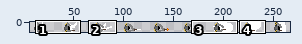
Sprite sheet, stored at images/shoot.png. Above, an overview of the earlier version with the close-up marked.
Close-up. First the earlier version:
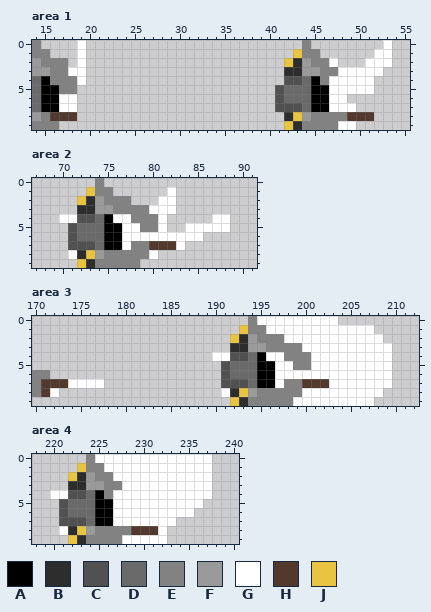
The file is 270x10 pixels. Shown: area 1: x 14..55, y 0..9; area 2: x 67..91, y 0..9; area 3: x 170..212, y 0..9; area 4: x 218..240, y 0..9. The wide view leaves out empty margins. The commit also changed other parts of the picture, which this record leaves out.
Palette (. is transparent): A #000000  B #2d2d2d  C #515151  D #6a6a6a  E #828282  F #9a9a9a  G #ffffff  H #513a2d  J #e9c440
Pixels before, area 1, first column x 14:
 0 E....G........................E........G
 1 EE...G.......................JEE......GG
 2 FEEE.G......................JBFEEG...GGG
 3 FFEEGG......................BBFFEEGGGGG.
 4 DAEEEG......................CCDAEGGGGG..
 5 DAAEE......................CDDDAAGGGGG..
 6 DAAGG......................CDDDAAGG.....
 7 DAAGG......................CCCDAAGGG....
 8 FEHHH.......................BJFEEEEHHH..
 9 EEE.........................JBEEEEGG....
Pixels before, area 2, first column x 70:
 0 ....E..............
 1 ...JEE......G......
 2 ..JBFEEE...GG......
 3 ..BBFFEEEEGGG......
 4 GGCCDAGGEEEG.....GG
 5 .CDDDAAGGEEG..GGGGG
 6 .CDDDAAGGGGGGGGG...
 7 .CCCDAAGEEHHHG.....
 8 .GBJFEEEEEG........
 9 ..JBEEEEE..........
Pixels before, area 3, first column x 170:
 0 ........................EGGGGGGGGG......
 1 .......................JEEGGGGGGGGGGGG..
 2 ......................JBFEEEGGGGGGGGGGG.
 3 ......................BBFFEEEEGGGGGGGGGG
 4 ....................GGCCDAGGEEEGGGGGGGGG
 5 .....................CDDDAAGGEEGGGGGGGGG
 6 EE...................CDDDAAGGGGGGGGGGGGG
 7 EHHHGGGG.............CCCDAAGEEHHHGGGGGGG
 8 EHG..................GBJFEEEEEGGGGGGGGG.
 9 ......................JBEEEEEGGGGGGGGG..
Pixels before, area 4, first column x 220:
 0 ....EGGGGGGGGGGGGG
 1 ...JEEGGGGGGGGGGGG
 2 ..JBFEEGGGGGGGGGGG
 3 ..BBFFEEGGGGGGGGGG
 4 GGCCDAEGGGGGGGGGGG
 5 .CDDDAAGGGGGGGGGG.
 6 .CDDDAAGGGGGGGGG..
 7 .CCCDAAGGGGGGG....
 8 .GBJFEEEEHHHG.....
 9 ..JBEEEEGGGGG.....
Now the later version:
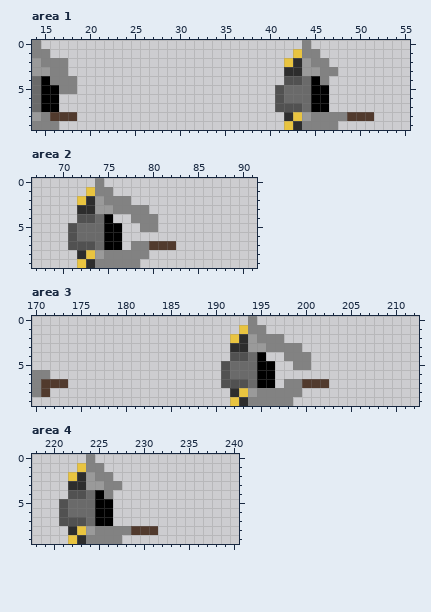
What changed:
Area 1:
y 0: x 19 G -> .; x 53 G -> .
y 1: x 19 G -> .; x 52..53 GG -> ..
y 2: x 19 G -> .; x 47 G -> .; x 51..53 GGG -> ...
y 3: x 18..19 GG -> ..; x 48..52 GGGGG -> .....
y 4: x 19 G -> .; x 47..51 GGGGG -> .....
y 5: x 47..51 GGGGG -> .....
y 6: x 17..18 GG -> ..; x 47..48 GG -> ..
y 7: x 17..18 GG -> ..; x 47..49 GGG -> ...
y 9: x 48..49 GG -> ..
Area 2:
y 1: x 82 G -> .
y 2: x 81..82 GG -> ..
y 3: x 80..82 GGG -> ...
y 4: x 70..71 GG -> ..; x 76..77 GG -> ..; x 81 G -> .; x 87..88 GG -> ..
y 5: x 77..78 GG -> ..; x 81 G -> .; x 84..88 GGGGG -> .....
y 6: x 77..85 GGGGGGGGG -> .........
y 7: x 77 G -> .; x 83 G -> .
y 8: x 71 G -> .; x 80 G -> .
Area 3:
y 0: x 195..203 GGGGGGGGG -> .........
y 1: x 196..207 GGGGGGGGGGGG -> ............
y 2: x 198..208 GGGGGGGGGGG -> ...........
y 3: x 200..209 GGGGGGGGGG -> ..........
y 4: x 190..191 GG -> ..; x 196..197 GG -> ..; x 201..209 GGGGGGGGG -> .........
y 5: x 197..198 GG -> ..; x 201..209 GGGGGGGGG -> .........
y 6: x 197..209 GGGGGGGGGGGGG -> .............
y 7: x 174..177 GGGG -> ....; x 197 G -> .; x 203..209 GGGGGGG -> .......
y 8: x 172 G -> .; x 191 G -> .; x 200..208 GGGGGGGGG -> .........
y 9: x 199..207 GGGGGGGGG -> .........
Area 4:
y 0: x 225..237 GGGGGGGGGGGGG -> .............
y 1: x 226..237 GGGGGGGGGGGG -> ............
y 2: x 227..237 GGGGGGGGGGG -> ...........
y 3: x 228..237 GGGGGGGGGG -> ..........
y 4: x 220..221 GG -> ..; x 227..237 GGGGGGGGGGG -> ...........
y 5: x 227..236 GGGGGGGGGG -> ..........
y 6: x 227..235 GGGGGGGGG -> .........
y 7: x 227..233 GGGGGGG -> .......
y 8: x 221 G -> .; x 232 G -> .
y 9: x 228..232 GGGGG -> .....
Pixel boxes of the changes (left, top, right, bottom) in both close-ups:
erased: (59, 40, 86, 112)
erased: (329, 40, 392, 130)
erased: (113, 187, 230, 259)
erased: (59, 214, 77, 259)
erased: (212, 316, 392, 406)
erased: (50, 379, 104, 397)
erased: (50, 454, 212, 544)
